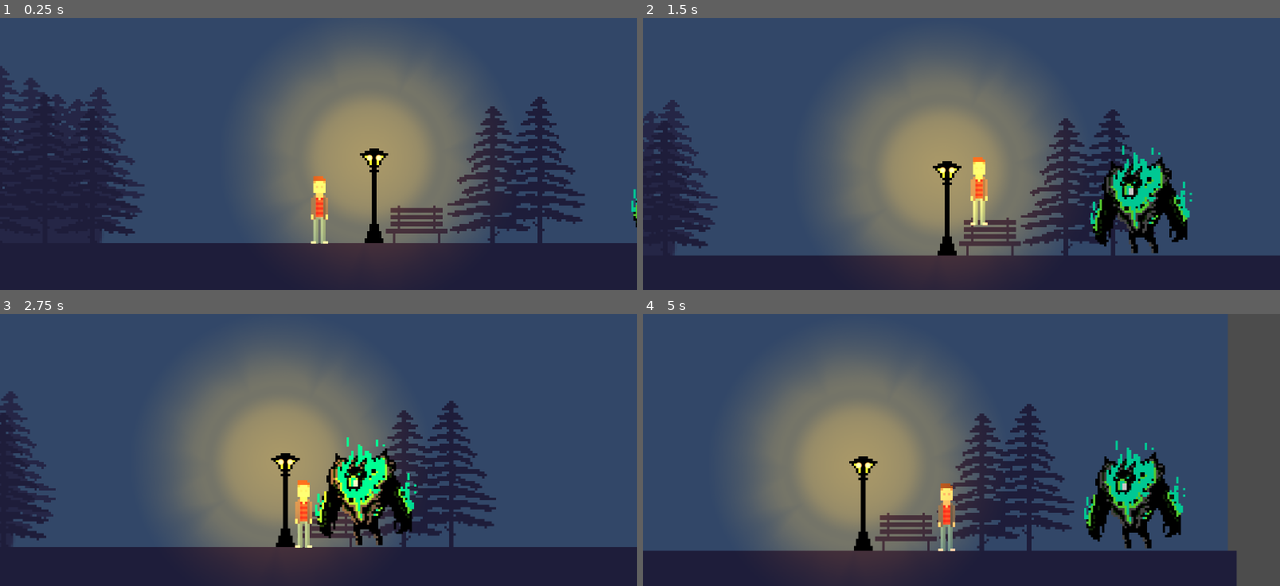
Above: before the commit, frames 1-4 (two rows, left to right).
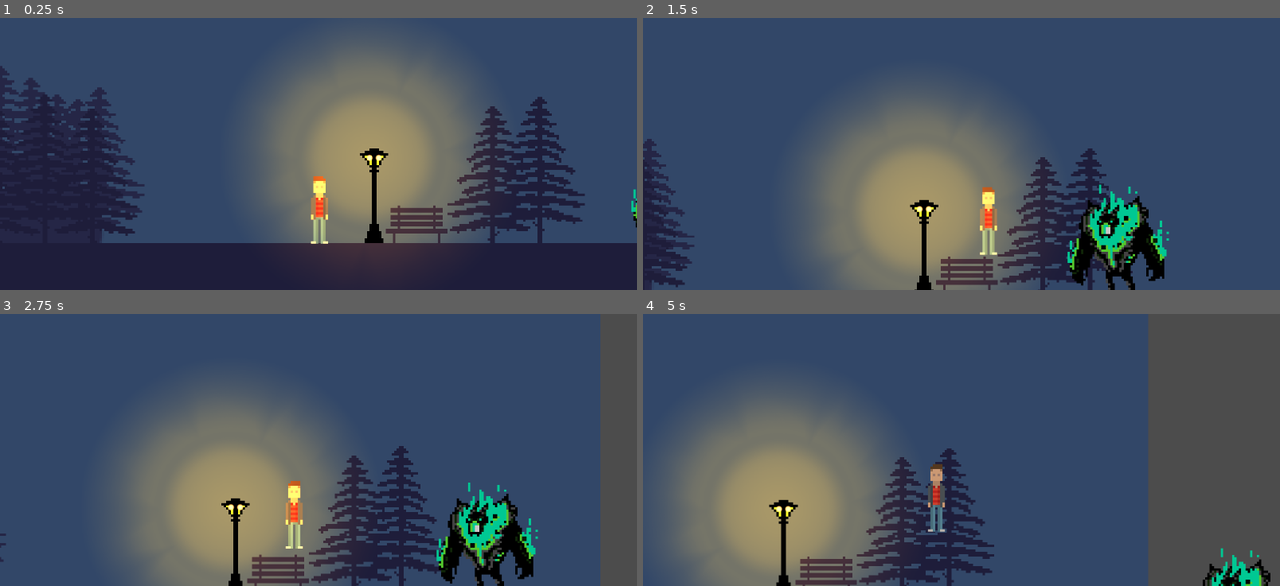
Above: after the commit, the same moments.

Repository: TjCulham/NightCrawler
Game: Godot game, scene res://source/levels/TestLevel.tscn
Same seed, same stepped clock (60 frames per second), same inputs: the game is played once before the commit and once after it.
Inputs:
- Up to frame 1 (0.25 s): no input
- Up to frame 2 (1.5 s): hold W (jump) 0.53-1.28 s; hold D (moveRight) from 0.53 s (still down); tap W (jump) at 1.35 s
- Up to frame 3 (2.75 s): tap W (jump) at 1.52, 1.82 s; release D (moveRight) at 2.03 s; hold A (moveLeft) from 2.03 s (still down); hold W (jump) from 2.03 s (still down)
- Up to frame 4 (5 s): release A (moveLeft) at 2.78 s; release W (jump) at 2.78 s; hold D (moveRight) 2.78-4.28 s; tap W (jump) at 2.85, 3.02, 3.32, 4.35, 4.52, 4.82 s; hold W (jump) 3.53-4.28 s; hold A (moveLeft) from 4.28 s (still down)

The runs differ from the first frame. In frame 1, 0.1% of the frame differs, in the area x 0-100%, y 43-75%; in frame 2, 36%; in frame 3, 47%; in frame 4, 54%, in the area x 0-99%, y 0-100%.

Commit message:
added simple SM, changed player controller
Todo implement in player

Diff:
--- a/project.godot
+++ b/project.godot
@@ -13,9 +13,15 @@
 "class": "Actor",
 "language": "GDScript",
 "path": "res://source/actors/actors.gd"
+}, {
+"base": "Node",
+"class": "StateMachine",
+"language": "GDScript",
+"path": "res://state machine/stateMachine.gd"
 } ]
 _global_script_class_icons={
-"Actor": ""
+"Actor": "",
+"StateMachine": ""
 }
 
 [application]
--- /dev/null
+++ b/source/actors/plasyerSM.gd
@@ -0,0 +1,20 @@
+extends "res://state machine/stateMachine.gd"
+
+func ready():
+	addState("idle")
+	addState("run")
+	addState("jump")
+	addState("fall")
+	call_deferred("setState", states.idle)
+
+func stateLogic(delta):
+	parent.handle
+
+func getTransition(delta):
+	return null
+
+func enterState(newState, oldState):
+	pass
+
+func exitState(oldState, newState):
+	pass
--- a/source/actors/player.gd
+++ b/source/actors/player.gd
@@ -1,24 +1,77 @@
-extends Actor
+#extends Actor
+extends KinematicBody2D
+
+const UP = Vector2(0, -1)
+const SLOPE_STOP = 64
+
+var velocity = Vector2()
+var moveSpeed= 5 * 96
+var gravity = 1200
+var jumpVelocity = -720
+var isGrounded
+
+onready var raycasts = $Raycasts
 
 func _physics_process(delta: float) -> void:
-	var direction: = getDirection()
-	_velocity = calculateMoveVelocity(_velocity, direction, speed)
-	_velocity = move_and_slide(_velocity, FLOOR_NORMAL)
+	getInput()
+	velocity.y += gravity * delta
 
-func getDirection() -> Vector2:
-	return Vector2(
-		Input.get_action_strength("moveRight") - Input.get_action_strength("moveLeft"),
-		-1.0 if Input.is_action_just_pressed("jump") and is_on_floor() else 1.0
-	)
+	velocity = move_and_slide(velocity, UP, SLOPE_STOP)
 
-func calculateMoveVelocity(
-		linearVelocity: Vector2,
-		direction: Vector2,
-		speed: Vector2
-	) -> Vector2:
-	var out: = linearVelocity
-	out.x = speed.x * direction.x
-	out.y += gravity * get_physics_process_delta_time()
-	if direction.y == -1.0:
-		out.y = speed.y * direction.y
-	return out
+	isGrounded = is_on_floor() # raycasts TODO /////////////////////////////////////
+
+func _input(event: InputEvent) -> void:
+	if event.is_action_pressed("jump") && isGrounded:
+		velocity.y = jumpVelocity
+
+func getInput():
+	var moveDirection = -int(Input.is_action_pressed("moveLeft")) + int(Input.is_action_pressed("moveRight"))
+	velocity.x = lerp(velocity.x, moveSpeed * moveDirection, getHWeight())
+	if moveDirection != 0:
+		$Body.scale.x = moveDirection
+
+func getHWeight():
+	return 0.2 if isGrounded else 0.1
+
+
+#func checkIsGrounded(): # implement raycasts /////////////////////////
+#	for raycast in raycasts.get_children():
+#		if raycast.is_colliding():
+#			return true
+#
+#	return false # loop completes
+
+#func assignAnimation():
+#	var anim = "idle"
+#
+#	if isGrounded:
+#		anim = "jump"
+#	elif velocity.x != 0:
+#		anim = "run"
+#
+#	if anim_player.assigned_animation != anim:
+#		anim_player.play(anim)
+
+
+#func _physics_process(delta: float) -> void:
+#	var direction: = getDirection()
+#	_velocity = calculateMoveVelocity(_velocity, direction, speed)
+#	_velocity = move_and_slide(_velocity, FLOOR_NORMAL)
+#
+#func getDirection() -> Vector2:
+#	return Vector2(
+#		Input.get_action_strength("moveRight") - Input.get_action_strength("moveLeft"),
+#		-1.0 if Input.is_action_just_pressed("jump") and is_on_floor() else 1.0
+#	)
+#
+#func calculateMoveVelocity(
+#		linearVelocity: Vector2,
+#		direction: Vector2,
+#		speed: Vector2
+#	) -> Vector2:
+#	var out: = linearVelocity
+#	out.x = speed.x * direction.x
+#	out.y += gravity * get_physics_process_delta_time()
+#	if direction.y == -1.0:
+#		out.y = speed.y * direction.y
+#	return out
--- a/source/actors/player.tscn
+++ b/source/actors/player.tscn
@@ -1,7 +1,8 @@
-[gd_scene load_steps=4 format=2]
+[gd_scene load_steps=5 format=2]
 
 [ext_resource path="res://assets/manTest.png" type="Texture" id=1]
 [ext_resource path="res://source/actors/player.gd" type="Script" id=2]
+[ext_resource path="res://source/actors/plasyerSM.gd" type="Script" id=3]
 
 [sub_resource type="RectangleShape2D" id=1]
 extents = Vector2( 27.7599, 112.835 )
@@ -9,9 +10,13 @@
 [node name="player" type="KinematicBody2D"]
 collision_mask = 8
 script = ExtResource( 2 )
-gravity = 1.0
 
-[node name="manTest" type="Sprite" parent="."]
+[node name="stateMachine" type="Node2D" parent="."]
+script = ExtResource( 3 )
+
+[node name="Body" type="Node2D" parent="."]
+
+[node name="manTest" type="Sprite" parent="Body"]
 position = Vector2( 4.45135, -122.285 )
 texture = ExtResource( 1 )
 
--- a/source/levels/TestLevel.tscn
+++ b/source/levels/TestLevel.tscn
@@ -66,7 +66,6 @@
 
 [node name="player" parent="." instance=ExtResource( 2 )]
 position = Vector2( 376.661, -1.7099 )
-gravity = 4000.0
 
 [node name="Enemy" parent="." instance=ExtResource( 3 )]
 position = Vector2( 1649.13, -79.8684 )
--- /dev/null
+++ b/state machine/stateMachine.gd
@@ -0,0 +1,39 @@
+extends Node
+class_name StateMachine
+
+var state = null
+var previousState = null
+var states = {}
+
+onready var parent = get_parent()
+
+func _physics_process(delta: float) -> void:
+	if state != null:
+		stateLogic(delta)
+		var transition = getTransition(delta)
+		if transition != null:
+			setState(transition)
+
+func stateLogic(delta):
+	pass
+
+func getTransition(delta):
+	return null
+
+func enterState(newState, oldState):
+	pass
+
+func exitState(oldState, newState):
+	pass
+
+func setState(newState):
+	previousState = state
+	state = newState
+
+	if previousState != null:
+		exitState(previousState, newState)
+	elif newState != null:
+		enterState(newState, previousState)
+
+func addState(stateName):
+	states[stateName] = states.size()
